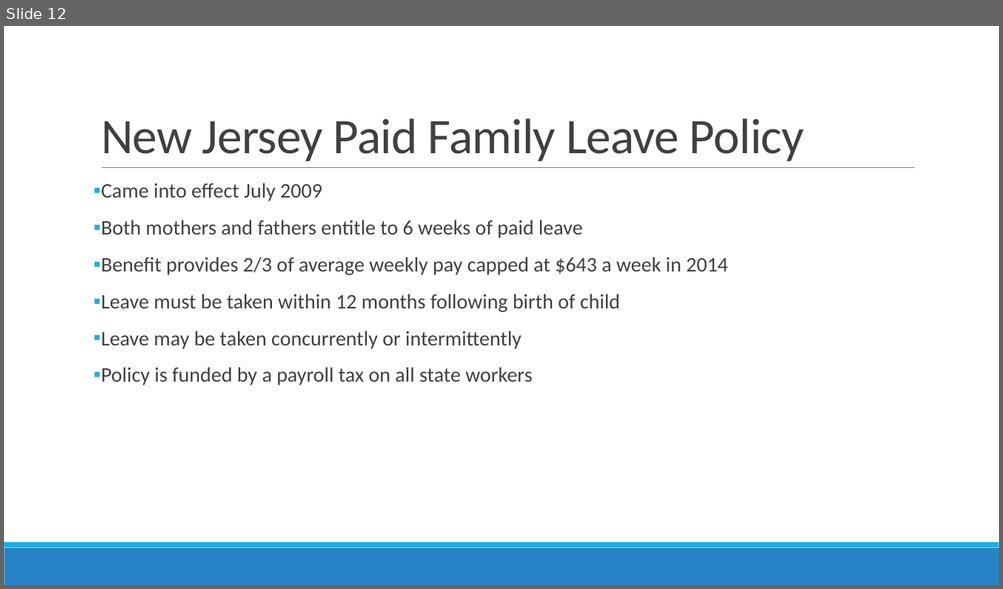
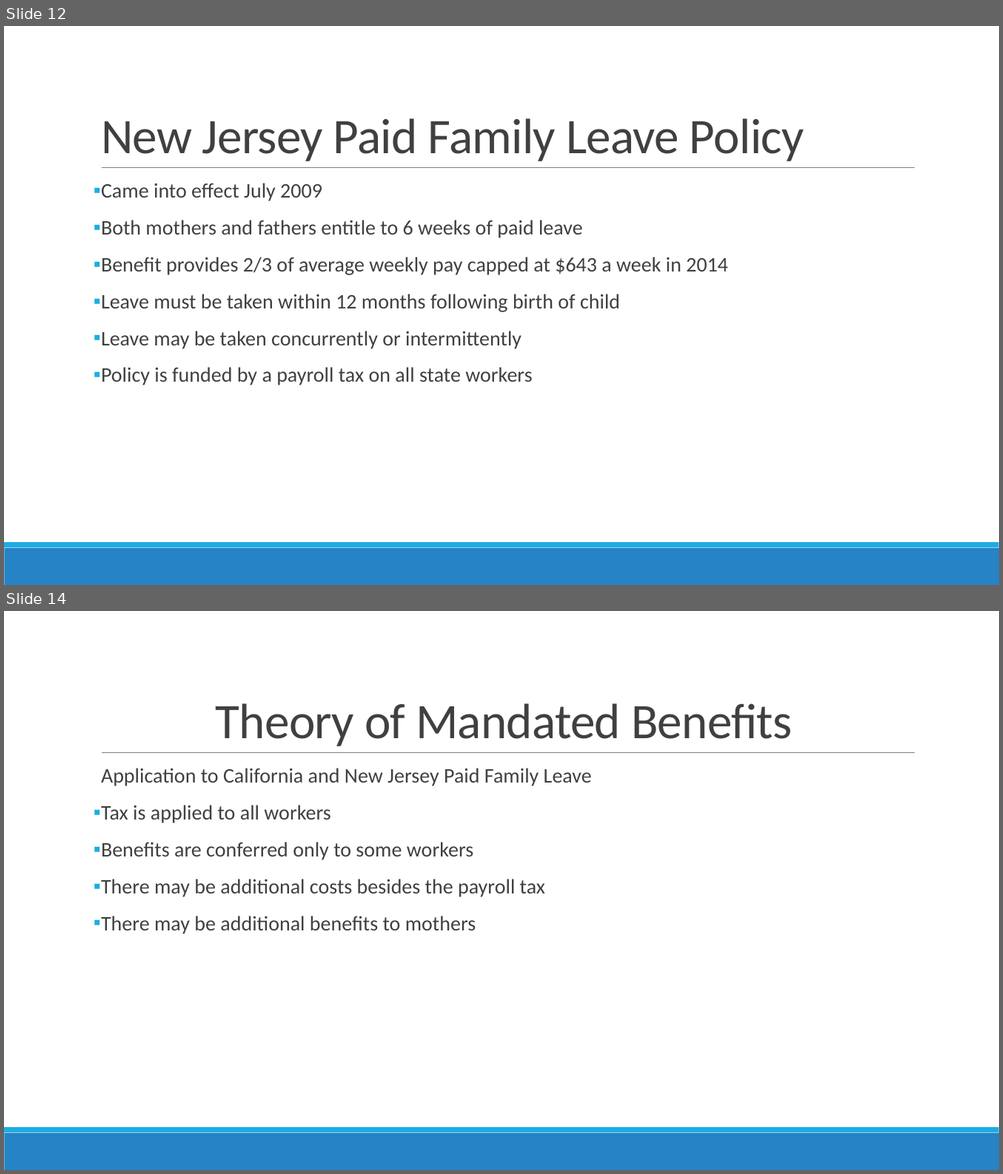
Before and after one commit to alexgoldsmith/Thesis, a slide deck: Thesis.pptx. Shown one above the other, each under a label of ours: slide 12 before the commit, slides 12 and 14 after it; the slides between them are not shown. The pictures are 1003x589 and 1003x1174 pixels, drawn with LibreOffice and Linux fonts; fonts in the diff are those of the drawing. Boxes give left, top, right and bottom in pixels: in the first picture for what was removed or moved away, otherwise in the second. Text is boxed around its words. In the diff, an @@ line names an element or a change of style, - is before the commit and + after.

```diff
--- a/Thesis.pptx
+++ b/Thesis.pptx
@@ slide 14 added at [4, 611, 999, 1170], background #FFFFFF; not listed: 3 template elements that a slide beside it also shows @@
@@ title added at [216, 703, 792, 746], 48 pt, text #404040 @@
+Theory of Mandated Benefits
@@ text added at [101, 768, 592, 934], 20 pt, text #404040 @@
+  Application to California and New Jersey Paid Family Leave
+▪ Tax is applied to all workers
+▪ Benefits are conferred only to some workers
+▪ There may be additional costs besides the payroll tax
+▪ There may be additional benefits to mothers
```
Also in this commit, not shown: 1 other slide added, 1 other file.
